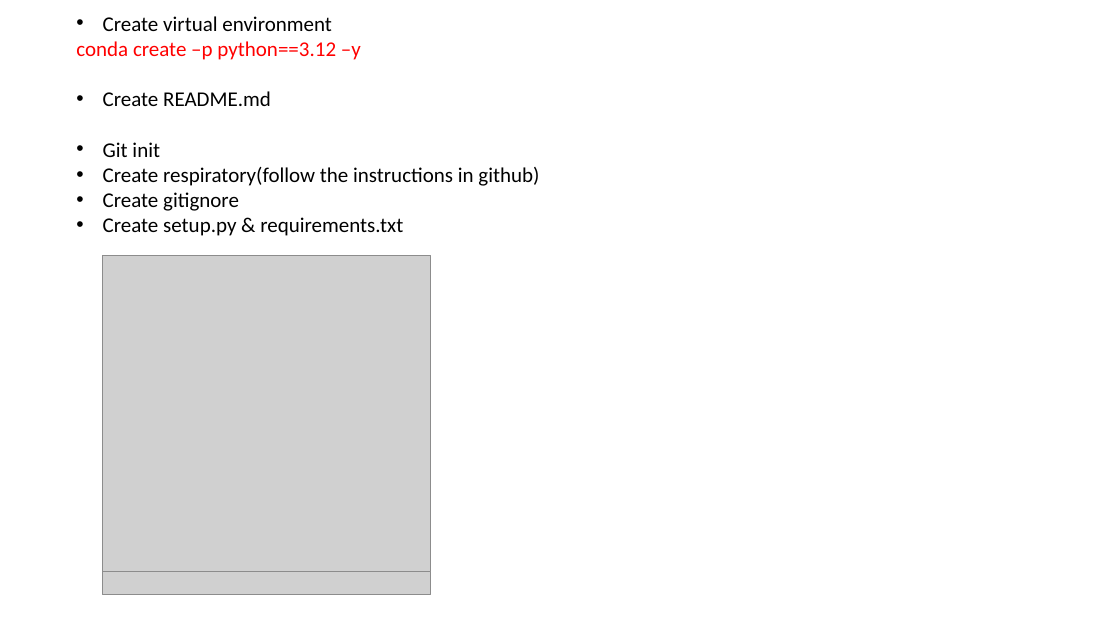
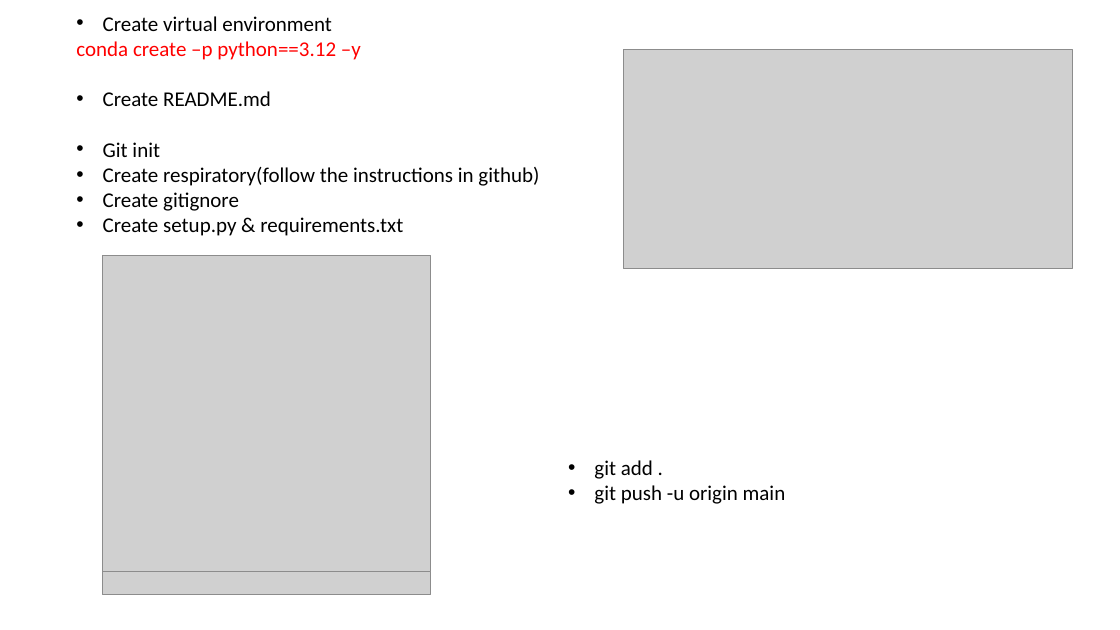
Before and after one commit to shamil-skm/ML-Project-Structure, a slide deck: slide 1 of End to end project implementation.pptx. Drawn at 1120x630 pixels with LibreOffice and Linux fonts; fonts in the diff are those of the drawing; grey boxes stand for pictures. Boxes give left, top, right and bottom in pixels: in the first picture for what was removed or moved away, otherwise in the second. Text is boxed around its words. In the diff, an @@ line names an element or a change of style, - is before the commit and + after.

```diff
--- a/End to end project implementation.pptx
+++ b/End to end project implementation.pptx
@@ picture added at <box>623,50,1072,269</box> @@
@@ text added at <box>594,460,786,504</box>, 18 pt, text #000000 @@
+• git add .
+• git push -u origin main
```
Also in this commit, not shown: 10 other files.
